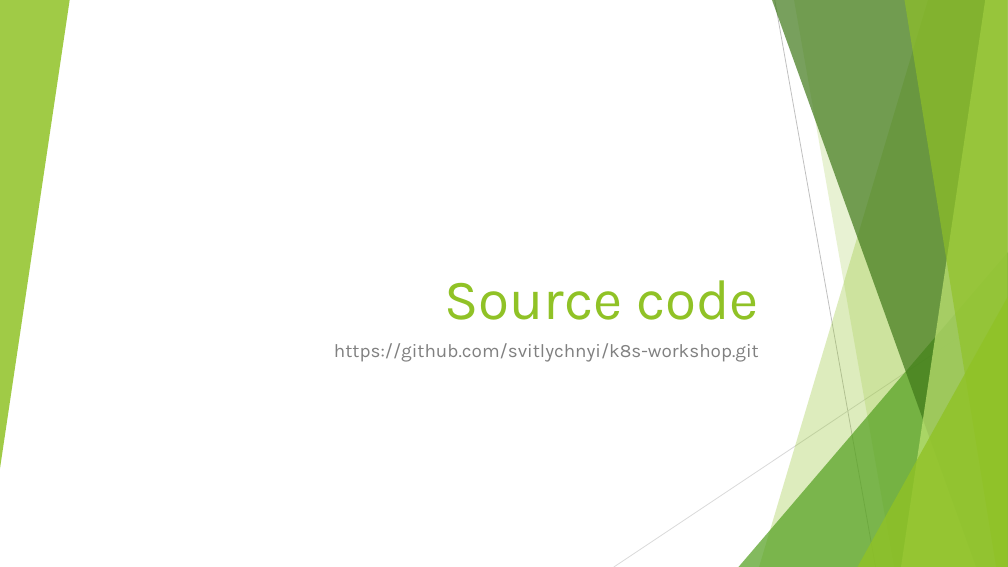
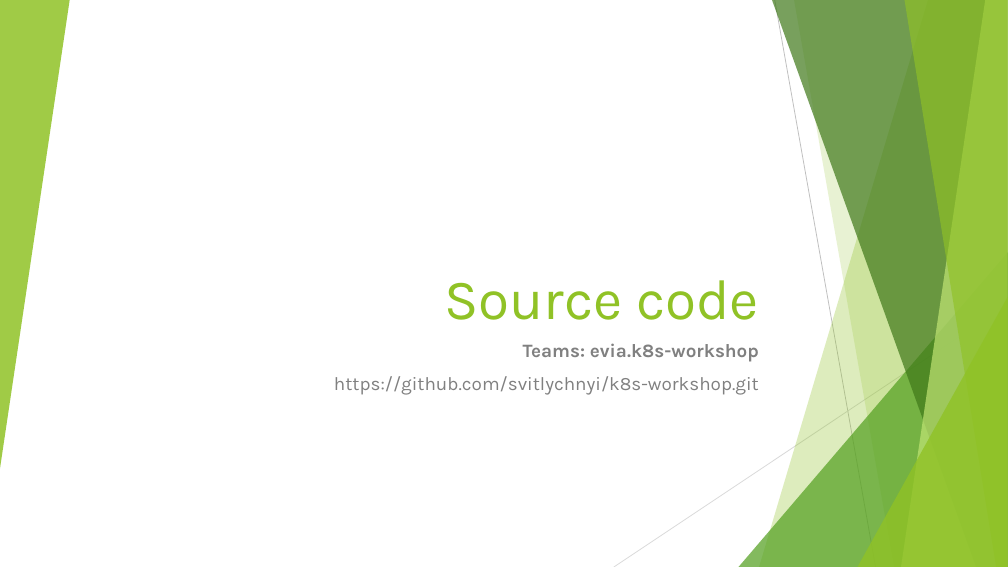
Before and after one commit to svitlychnyi/k8s-workshop, a slide deck: slide 8 of k8s.pptx. Drawn at 1008x567 pixels with LibreOffice and Linux fonts; fonts in the diff are those of the drawing. Boxes give left, top, right and bottom in pixels: in the first picture for what was removed or moved away, otherwise in the second. Text is boxed around its words. In the diff, an @@ line names an element or a change of style, - is before the commit and + after.

```diff
--- a/k8s.pptx
+++ b/k8s.pptx
@@ subtitle at [523,343,759,362]: paragraph added @@
+Teams: evia.k8s-workshop
```
Also in this commit, not shown: 2 other slides changed, 1 slide added, 2 slides removed.
